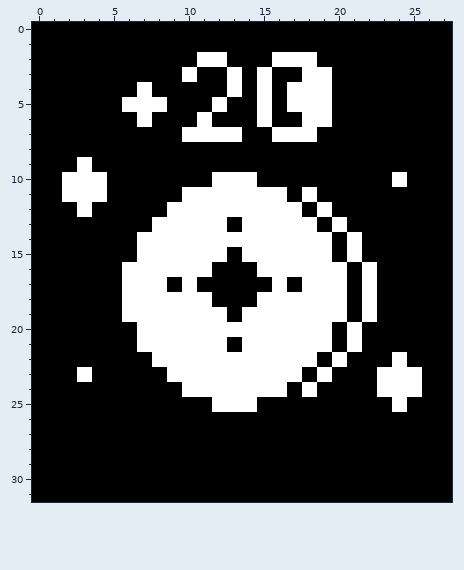
Pixel-art sprite: Assets/Event/Card_Gold.png. The first picture shows the starting point.
The file is 28x32 pixels.
And afterwards:
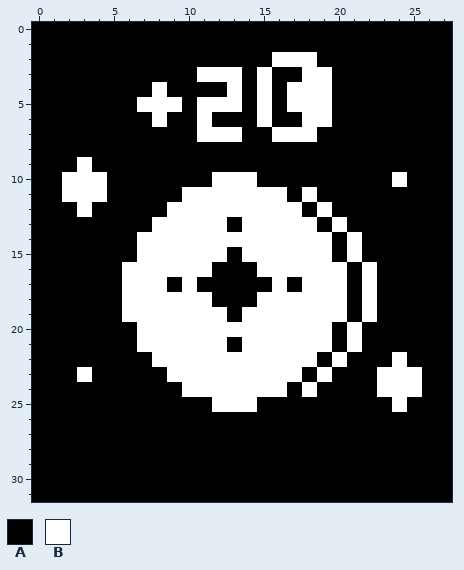
Palette (. is transparent): A #000000  B #ffffff
Diff:
y 2: x 11..12 BB -> AA
y 3: x 10..12 BAA -> ABB
y 4: x 7..8 BA -> AB
y 5: x 6 B -> A; x 9 A -> B; x 11 A -> B; x 13 A -> B
y 6: x 7..8 BA -> AB
y 7: x 10 B -> A
Boxes around the changes in both pictures, in picture pixels (x1, y1, x2, y2):
changed: (122, 52, 242, 142)
